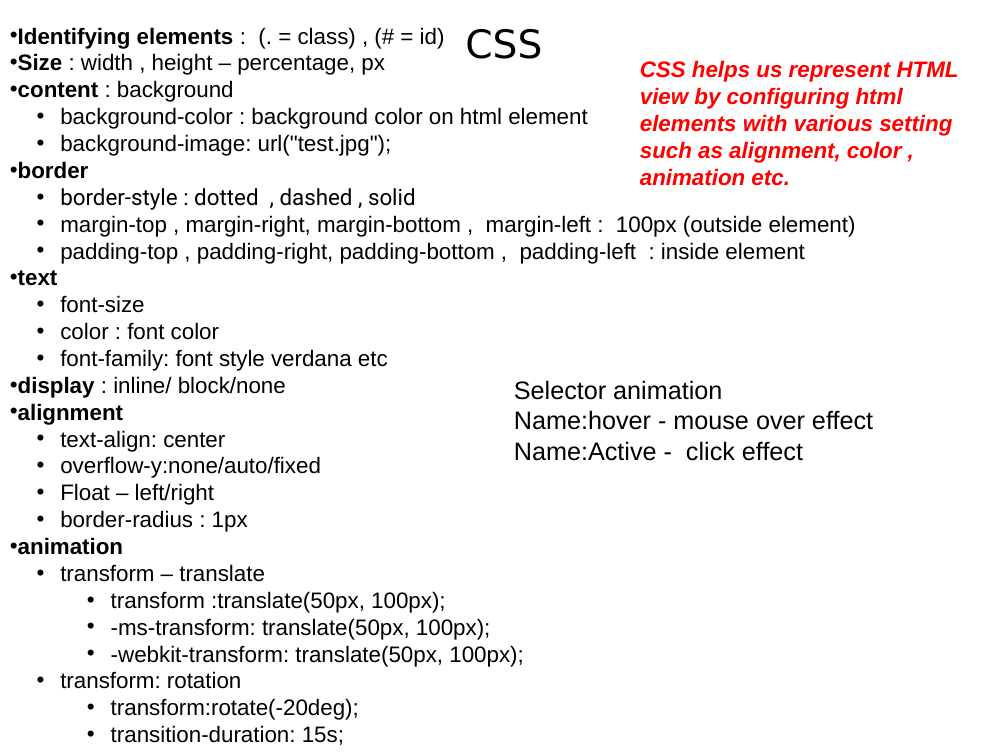
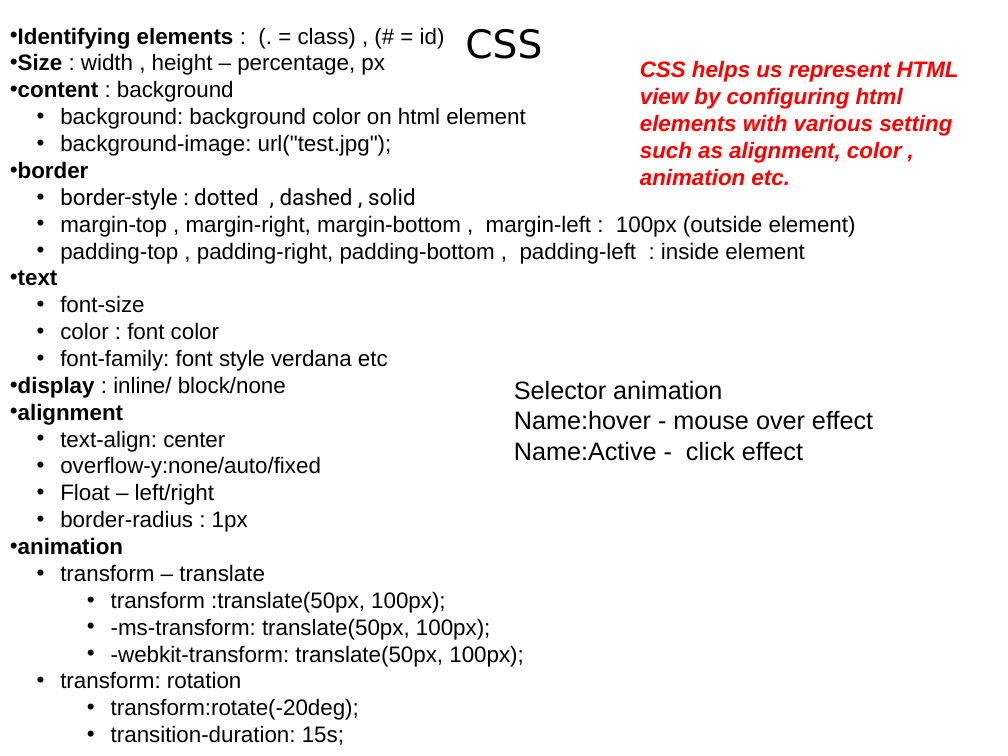
Before and after one commit to javatrainers/jeewebsite, a slide deck: slide 24 of JEE_st.pptx. Drawn at 1008x756 pixels with LibreOffice and Linux fonts; fonts in the diff are those of the drawing. Boxes give left, top, right and bottom in pixels: in the first picture for what was removed or moved away, otherwise in the second. Text is boxed around its words. In the diff, an @@ line names an element or a change of style, - is before the commit and + after.

```diff
--- a/JEE_st.pptx
+++ b/JEE_st.pptx
@@ text at [60, 107, 525, 129]: text changed @@
-  • background-color : background color on html element
+  • background: background color on html element
```
Also in this commit, not shown: 5 other files.
